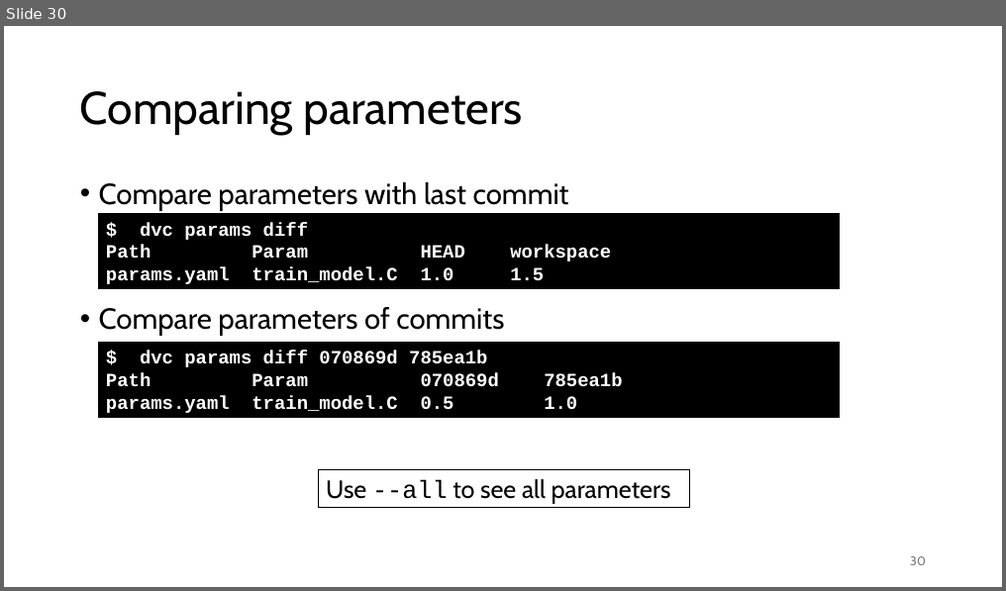
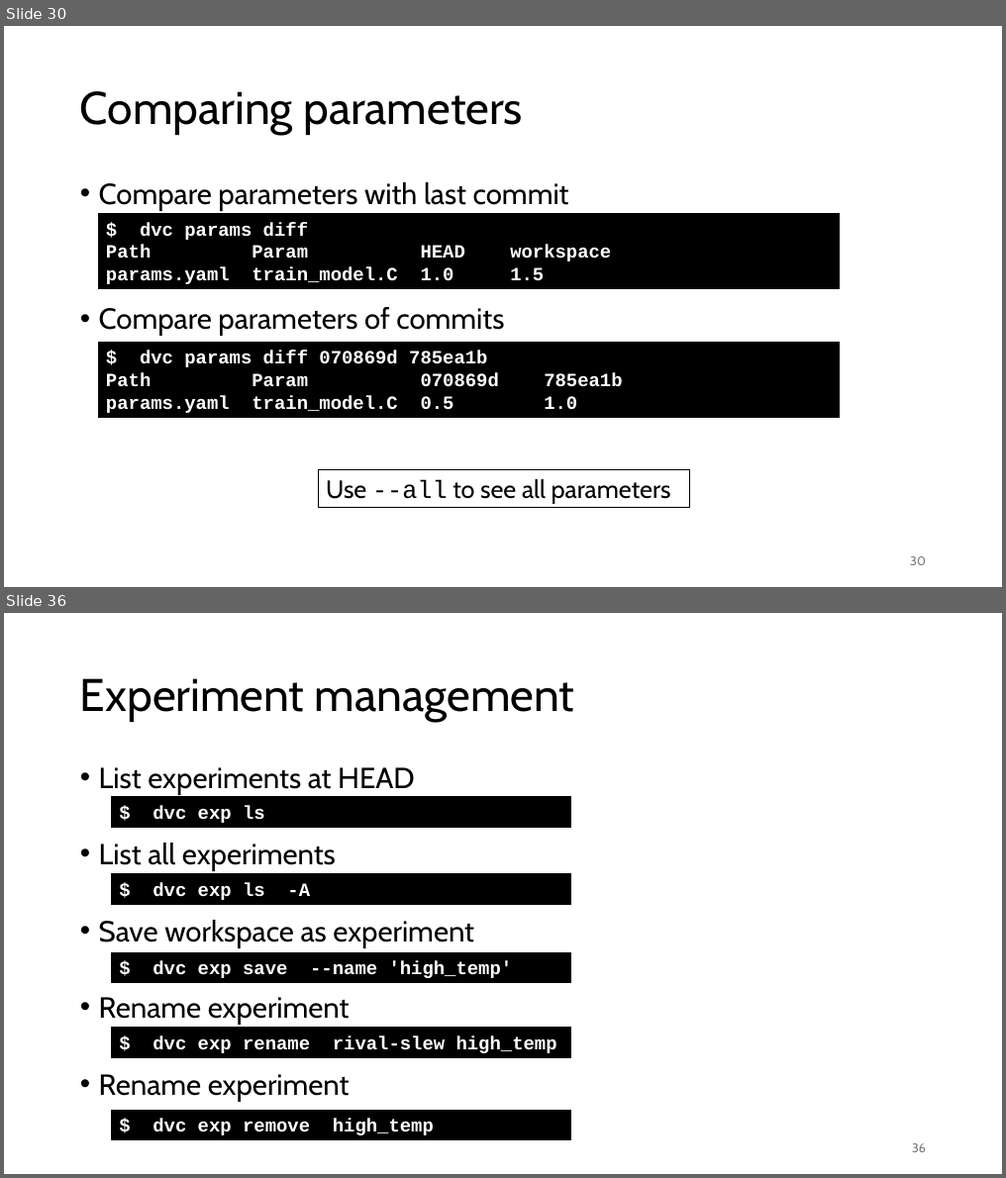
Before and after one commit to gjbex/MLOps-on-HPC, a slide deck: mlops_on_hpc.pptx. Shown one above the other, each under a label of ours: slide 30 before the commit, slides 30 and 36 after it; the slides between them are not shown. The pictures are 1006x591 and 1006x1178 pixels, drawn with LibreOffice and Linux fonts; fonts in the diff are those of the drawing. Boxes give left, top, right and bottom in pixels: in the first picture for what was removed or moved away, otherwise in the second. Text is boxed around its words. In the diff, an @@ line names an element or a change of style, - is before the commit and + after.

Commit message:
Add section on DVC experiment management

```diff
--- a/mlops_on_hpc.pptx
+++ b/mlops_on_hpc.pptx
@@ slide 36 added at bbox=[4, 613, 1002, 1174], background #FFFFFF @@
@@ title added at bbox=[80, 678, 575, 722], 44 pt, text #000000 @@
+Experiment management
@@ text added at bbox=[99, 767, 474, 1102], 28 pt, text #000000 @@
+• List experiments at HEAD
+• List all experiments
+• Save workspace as experiment
+• Rename experiment
+• Rename experiment
@@ rectangle added at bbox=[112, 797, 570, 827], fill #000000, outline #000000 0.75 pt, 18 pt, text #FFFFFF, bold @@
+$ dvc exp ls
@@ rectangle added at bbox=[112, 874, 570, 904], fill #000000, outline #000000 0.75 pt, 18 pt, text #FFFFFF, bold @@
+$ dvc exp ls -A
@@ rectangle added at bbox=[112, 953, 570, 983], fill #000000, outline #000000 0.75 pt, 18 pt, text #FFFFFF, bold @@
+$ dvc exp save --name 'high_temp'
@@ rectangle added at bbox=[112, 1028, 570, 1058], fill #000000, outline #000000 0.75 pt, 18 pt, text #FFFFFF, bold @@
+$ dvc exp rename rival-slew high_temp
@@ rectangle added at bbox=[112, 1110, 570, 1140], fill #000000, outline #000000 0.75 pt, 18 pt, text #FFFFFF, bold @@
+$ dvc exp remove high_temp
@@ page number added at bbox=[912, 1144, 926, 1153], 12 pt, text #797979 @@
+36
```
Also in this commit, not shown: 9 other slides added.
